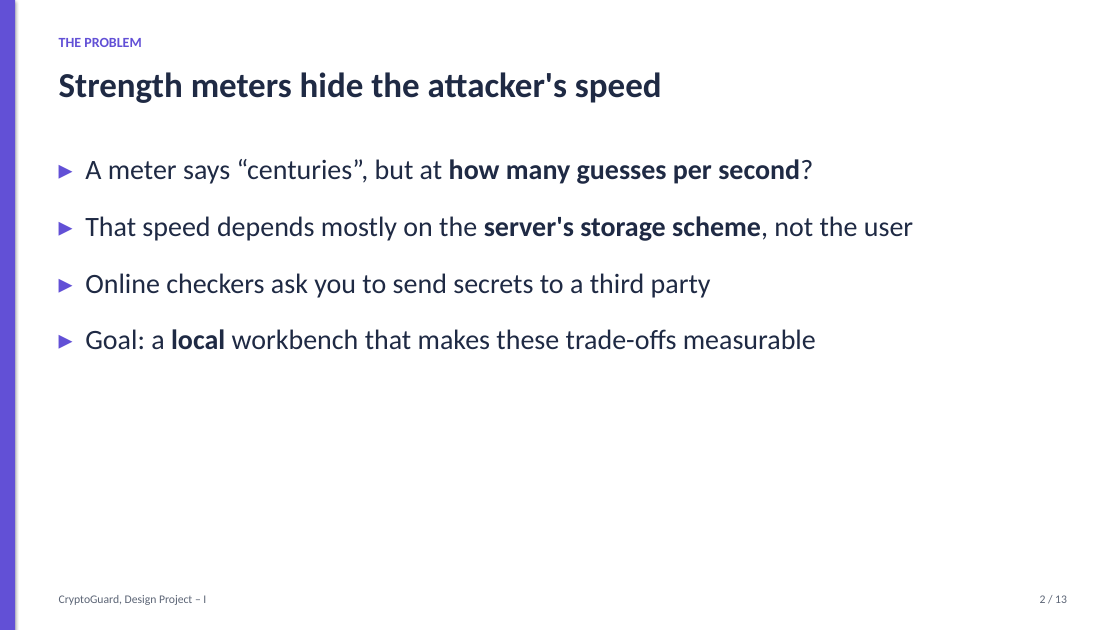
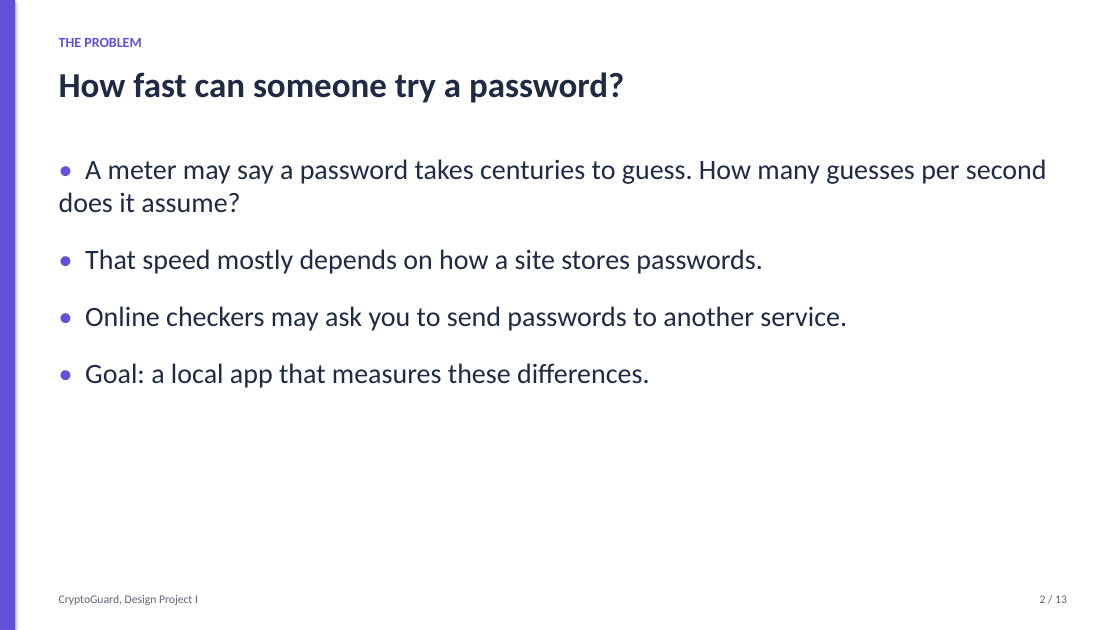
Before and after one commit to harshacreate/CryptoGuard, a slide deck: slide 2 of report/CryptoGuard_Presentation.pptx. Drawn at 1120x630 pixels with LibreOffice and Linux fonts; fonts in the diff are those of the drawing. Boxes give left, top, right and bottom in pixels: in the first picture for what was removed or moved away, otherwise in the second. Text is boxed around its words. In the diff, an @@ line names an element or a change of style, - is before the commit and + after.

```diff
--- a/report/CryptoGuard_Presentation.pptx
+++ b/report/CryptoGuard_Presentation.pptx
@@ text at [59,72,624,103]: text changed @@
-Strength meters hide the attacker's speed
+How fast can someone try a password?
@@ text at [59,159,1047,388]: text changed @@
-▸ A meter says “centuries”, but at how many guesses per second?
-▸ That speed depends mostly on the server's storage scheme, not the user
-▸ Online checkers ask you to send secrets to a third party
-▸ Goal: a local workbench that makes these trade-offs measurable
+• A meter may say a password takes centuries to guess. How many guesses per second does it assume?
+• That speed mostly depends on how a site stores passwords.
+• Online checkers may ask you to send passwords to another service.
+• Goal: a local app that measures these differences.
@@ text at [59,595,198,605]: text changed @@
-CryptoGuard, Design Project – I
+CryptoGuard, Design Project I
```
Also in this commit, not shown: 12 other slides changed, 17 other files.
